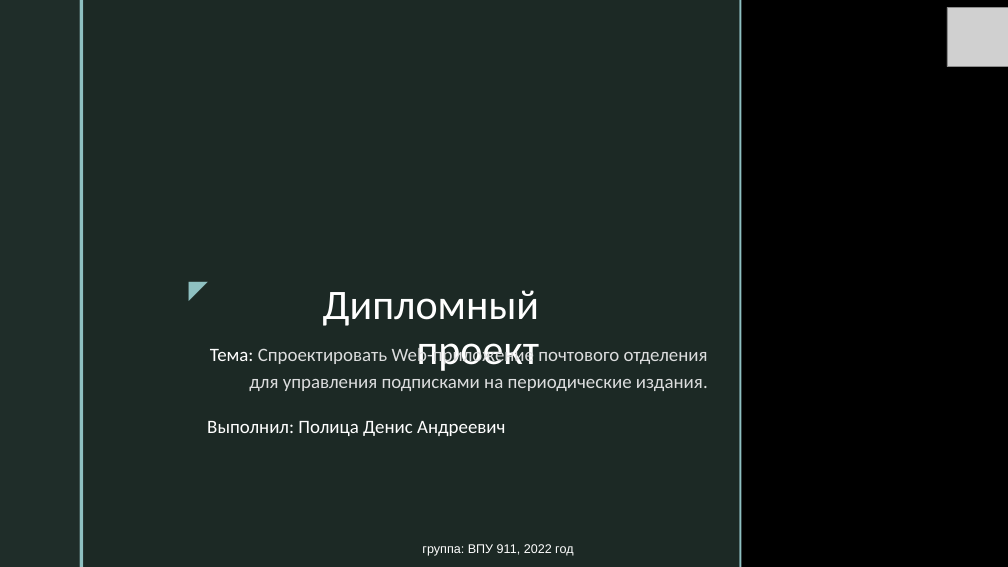
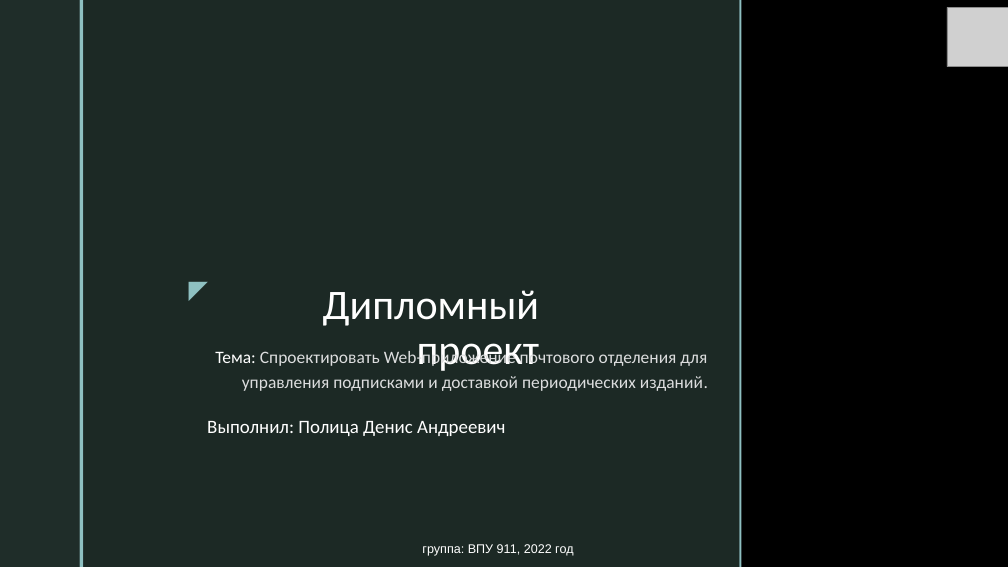
Before and after one commit to Denkod9/PostOffice, a slide deck: slide 1 of Docs/Презентация.pptx. Drawn at 1008x567 pixels with LibreOffice and Linux fonts; fonts in the diff are those of the drawing; grey boxes stand for pictures; background and template pictures are left out. Boxes give left, top, right and bottom in pixels: in the first picture for what was removed or moved away, otherwise in the second. Text is boxed around its words. In the diff, an @@ line names an element or a change of style, - is before the commit and + after.

```diff
--- a/Docs/Презентация.pptx
+++ b/Docs/Презентация.pptx
@@ subtitle at (215, 349, 708, 391): text changed; size 18 to 16.6 pt @@
-Тема: Спроектировать Web-приложение почтового отделения для управления подписками на периодические издания.
+Тема: Спроектировать Web-приложение почтового отделения для управления подписками и доставкой периодических изданий.
```
Also in this commit, not shown: 16 other files.
